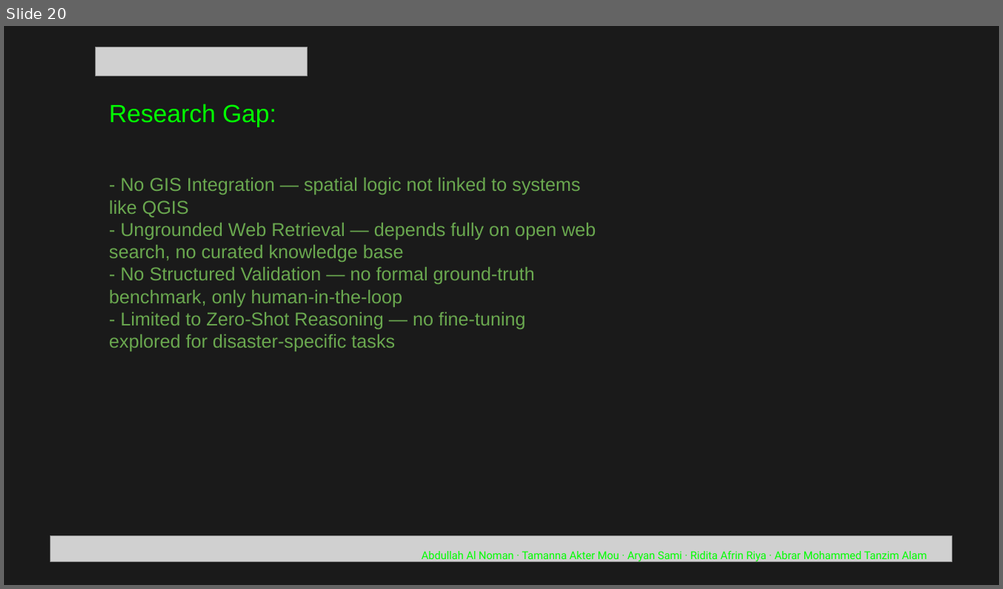
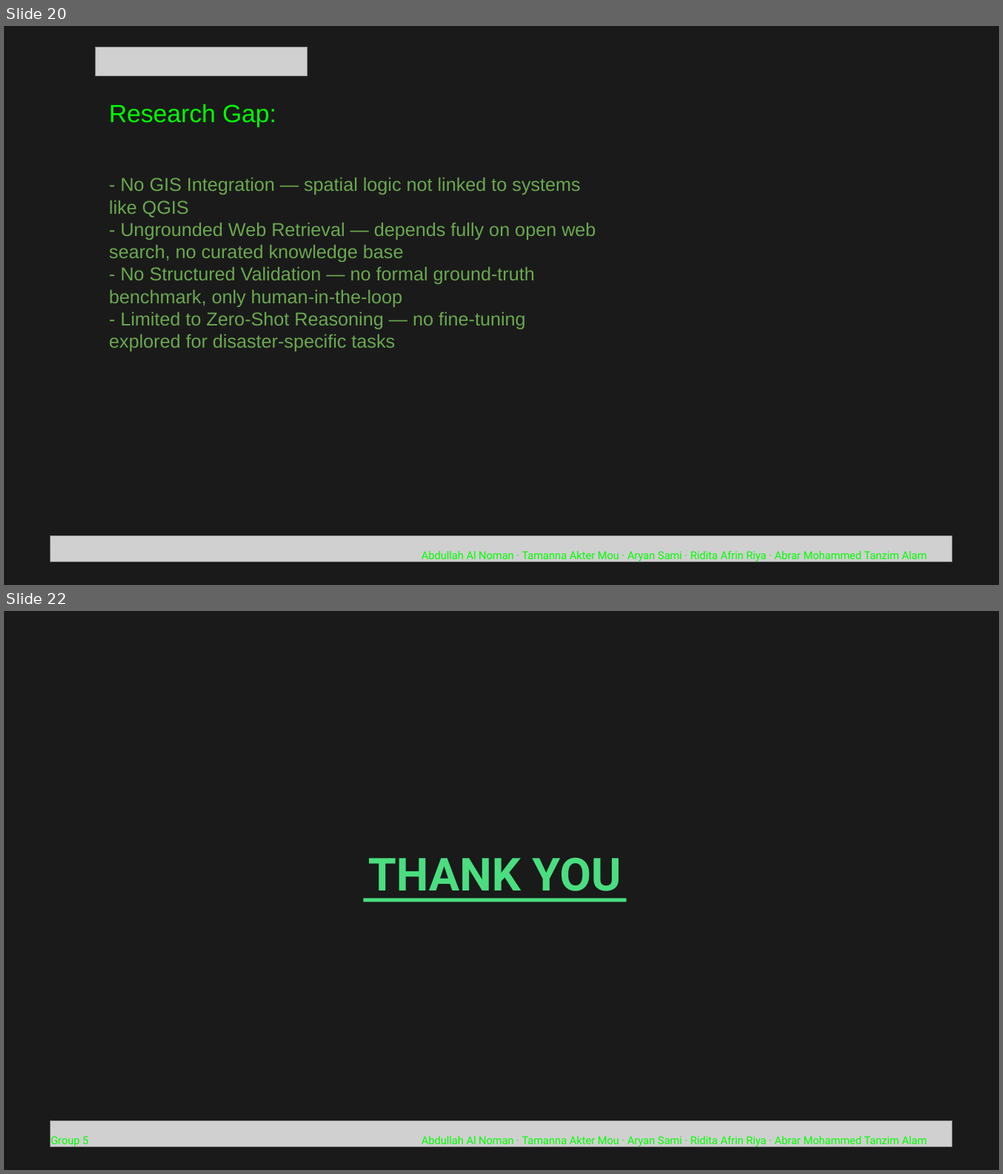
Before and after one commit to SmashNdashH/CSE499A.15-Msrb-, a slide deck: others/Literature Review_ Post-Disaster Rescue Guidance.pptx. Shown one above the other, each under a label of ours: slide 20 before the commit, slides 20 and 22 after it; the slides between them are not shown. The pictures are 1003x589 and 1003x1174 pixels, drawn with LibreOffice and Linux fonts; fonts in the diff are those of the drawing; grey boxes stand for pictures. Boxes give left, top, right and bottom in pixels: in the first picture for what was removed or moved away, otherwise in the second. Text is boxed around its words. In the diff, an @@ line names an element or a change of style, - is before the commit and + after.

```diff
--- a/others/Literature Review_ Post-Disaster Rescue Guidance.pptx
+++ b/others/Literature Review_ Post-Disaster Rescue Guidance.pptx
@@ slide 22 added at (4, 611, 999, 1170), background #1A1A1A @@
@@ text added at (368, 857, 620, 902), 44 pt, text #4ADE80, bold @@
+THANK YOU
@@ rectangle added at (363, 899, 626, 903), fill #4ADE80 @@
@@ picture added at (51, 1122, 951, 1147) @@
@@ text added at (51, 1136, 88, 1147), 10.5 pt, text #00FF00 @@
+Group 5
@@ text added at (421, 1136, 927, 1147), 10.5 pt, text #00FF00 @@
+Abdullah Al Noman · Tamanna Akter Mou · Aryan Sami · Ridita Afrin Riya · Abrar Mohammed Tanzim Alam
```
Also in this commit, not shown: 3 slides changed.
